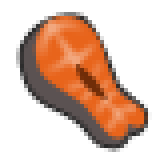
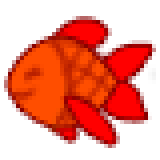
The second 160×160 image is a revision of the first. Changes to its layers:
removed group "salmon" (5 layers) over (x1=16, y1=12, x2=152, y2=152)
added group "anchivies" with 6 layers above "Слой 4" over (x1=8, y1=20, x2=156, y2=144)
added layer "Фигура 4" in group "anchivies" over (x1=64, y1=96, x2=116, y2=144)
added layer "Слой 5" (60%) in group "anchivies" over (x1=12, y1=32, x2=156, y2=132)
added layer "Фигура 1" in group "anchivies" over (x1=8, y1=36, x2=116, y2=128)
added layer "Фигура 3" in group "anchivies" over (x1=44, y1=20, x2=108, y2=56)
moved "Фигура 4 (копия)" into group "anchivies", painted on it over (x1=40, y1=64, x2=108, y2=140)
removed layer "Слой 1 (копия)" (was 44%) from group "salmon" over (x1=36, y1=16, x2=136, y2=132)
removed layer "Фигура 2 (копия)" from group "salmon" over (x1=32, y1=16, x2=148, y2=140)
removed layer "Фигура 3 (копия)" from group "salmon" over (x1=16, y1=12, x2=152, y2=152)
added layer "Фигура 2" in group "anchivies" over (x1=96, y1=44, x2=152, y2=120)
